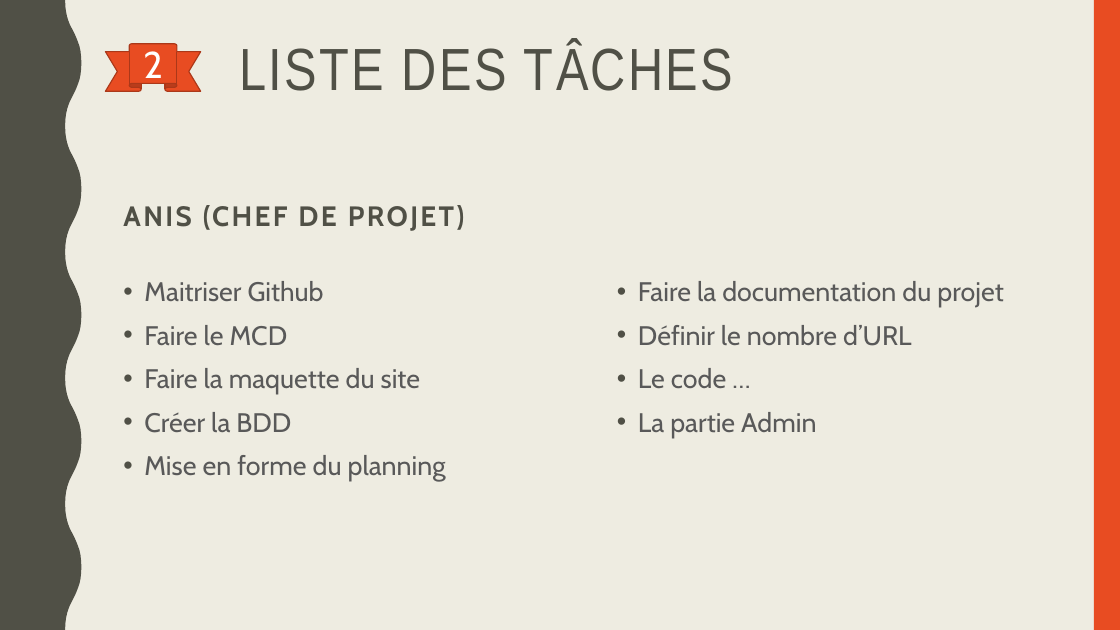
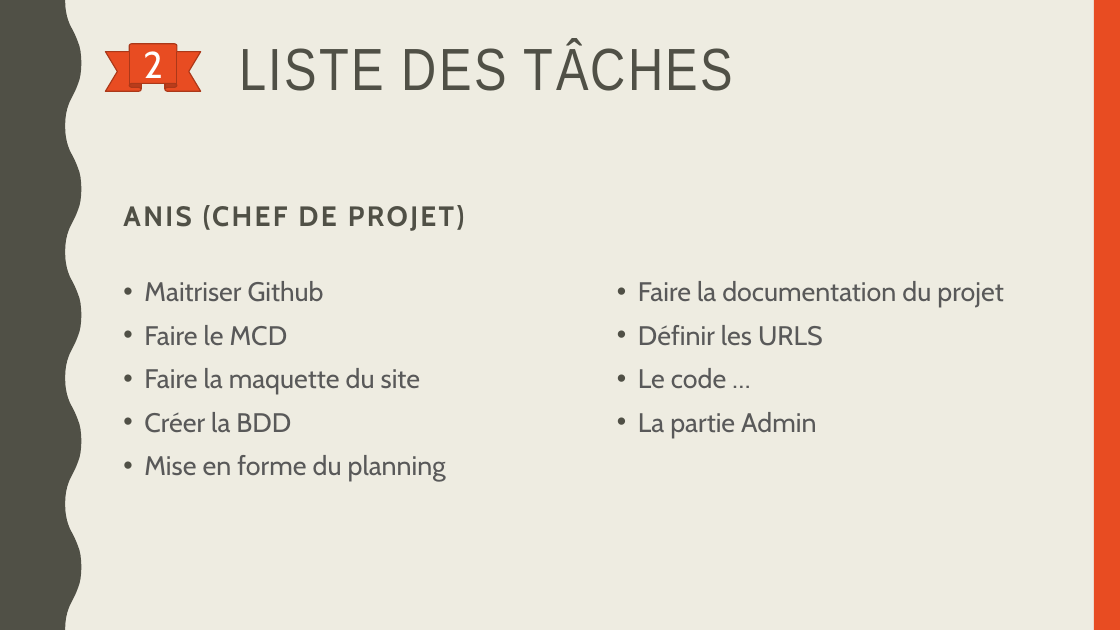
Before and after one commit to Anistea/PPEParking, a slide deck: slide 4 of PrésentationDocumentation.pptx. Drawn at 1120x630 pixels with LibreOffice and Linux fonts; fonts in the diff are those of the drawing. Boxes give left, top, right and bottom in pixels: in the first picture for what was removed or moved away, otherwise in the second. Text is boxed around its words. In the diff, an @@ line names an element or a change of style, - is before the commit and + after.

Commit message:
Liste des tâches

```diff
--- a/PrésentationDocumentation.pptx
+++ b/PrésentationDocumentation.pptx
@@ text at bbox=[638, 325, 823, 346]: text changed @@
-• Définir le nombre d’URL
+• Définir les URLS
```
Also in this commit, not shown: 1 other file.
